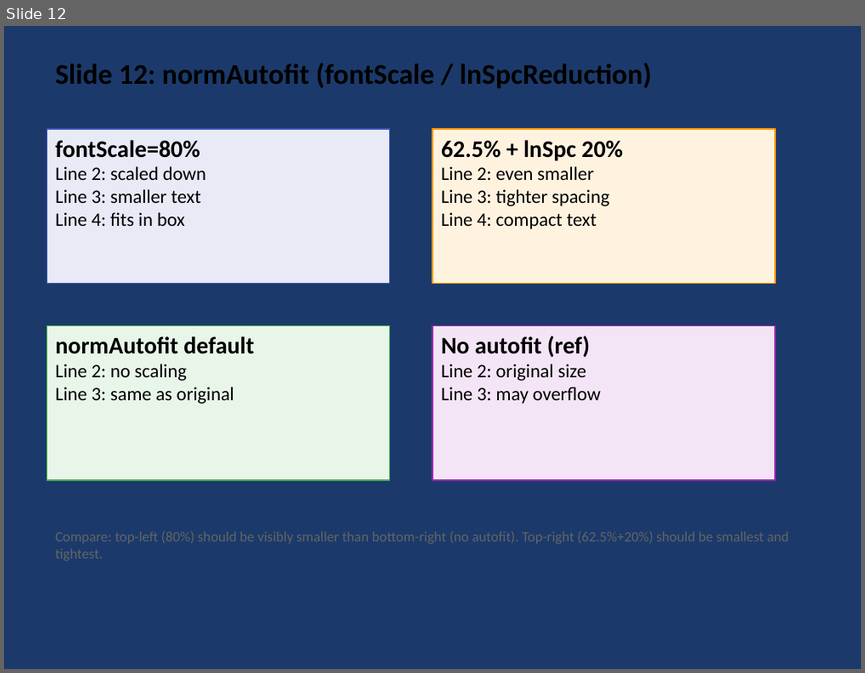
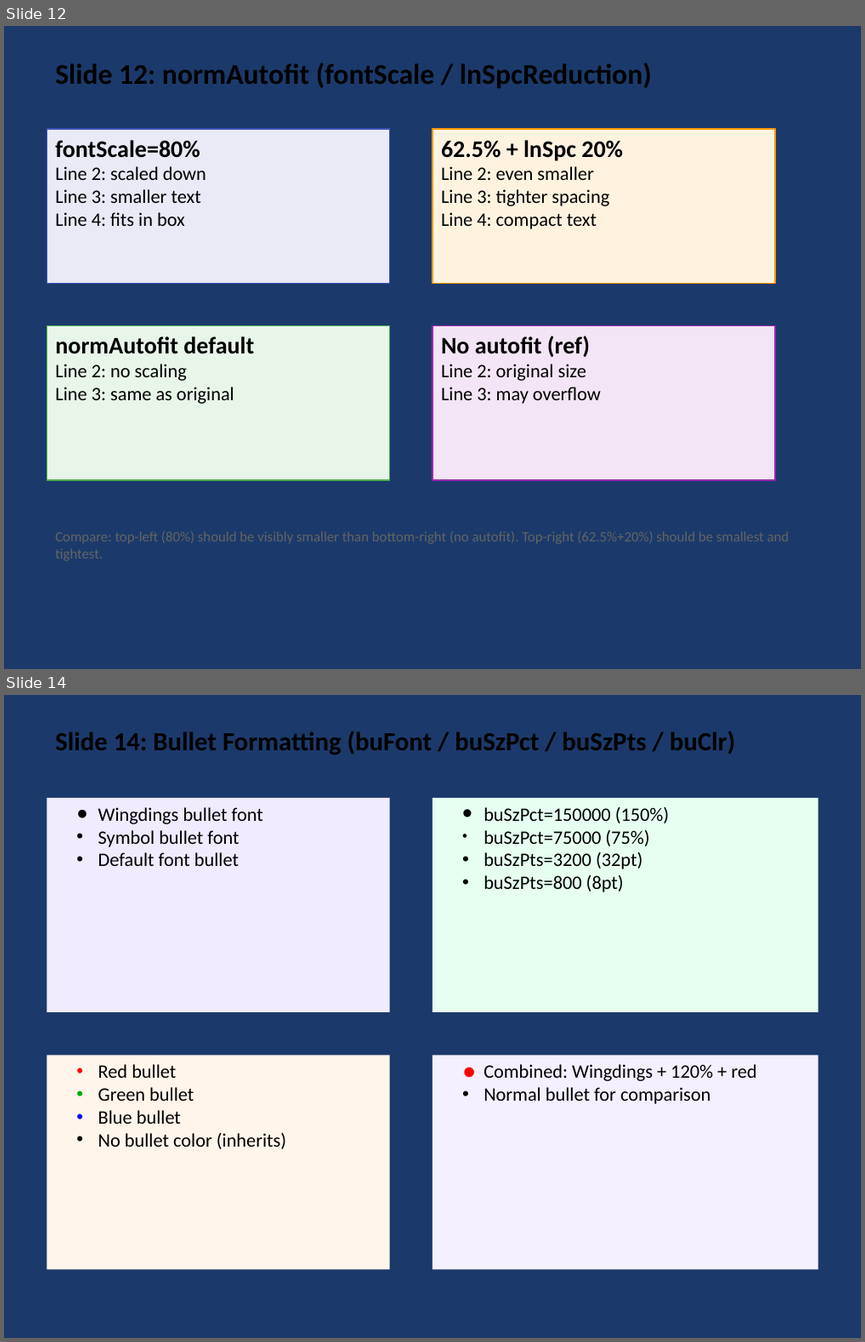
Before and after one commit to t-ujiie-g/pptx-svg, a slide deck: test_fixtures/test_features.pptx. Shown one above the other, each under a label of ours: slide 12 before the commit, slides 12 and 14 after it; the slides between them are not shown. The pictures are 865x673 and 865x1342 pixels, drawn with LibreOffice and Linux fonts; fonts in the diff are those of the drawing. Boxes give left, top, right and bottom in pixels: in the first picture for what was removed or moved away, otherwise in the second. Text is boxed around its words. In the diff, an @@ line names an element or a change of style, - is before the commit and + after.

Commit message:
feat: Enhance text handling and formatting features
- Added support for text wrapping in serializer and SVG parser, including handling of CJK text and wrap="none" attribute.
- Implemented bullet formatting options including custom bullet fonts, sizes (percentage and points), and colors.
- Introduced capitalization options for text runs, allowing for "all" and "small" caps.
- Updated test fixtures to include new slides for text wrapping, bullet formatting, and capitalization features.
- Adjusted tests to verify the presence of new attributes and formatting in the generated PPTX.

```diff
--- a/test_fixtures/test_features.pptx
+++ b/test_fixtures/test_features.pptx
@@ slide 14 added at [4,695,861,1338], background #1B3A6B @@
@@ text added at [55,731,735,755], 22 pt, text #000000, bold @@
+Slide 14: Bullet Formatting (buFont / buSzPct / buSzPts / buClr)
@@ rectangle added at [46,798,390,1012], fill #F0EBFF, 16 pt, text #000000 @@
+● Wingdings bullet font
+• Symbol bullet font
+• Default font bullet
@@ rectangle added at [432,798,818,1012], fill #E6FFF0, 16 pt, text #000000 @@
+• buSzPct=150000 (150%)
+• buSzPct=75000 (75%)
+• buSzPts=3200 (32pt)
+• buSzPts=800 (8pt)
@@ rectangle added at [46,1055,390,1269], fill #FFF5EB, 16 pt, text #000000 @@
+• Red bullet
+• Green bullet
+• Blue bullet
+• No bullet color (inherits)
@@ rectangle added at [432,1055,818,1269], fill #F5F0FF, 16 pt, text #000000 @@
+● Combined: Wingdings + 120% + red
+• Normal bullet for comparison
```
Also in this commit, not shown: 2 other slides added, 9 other files.
